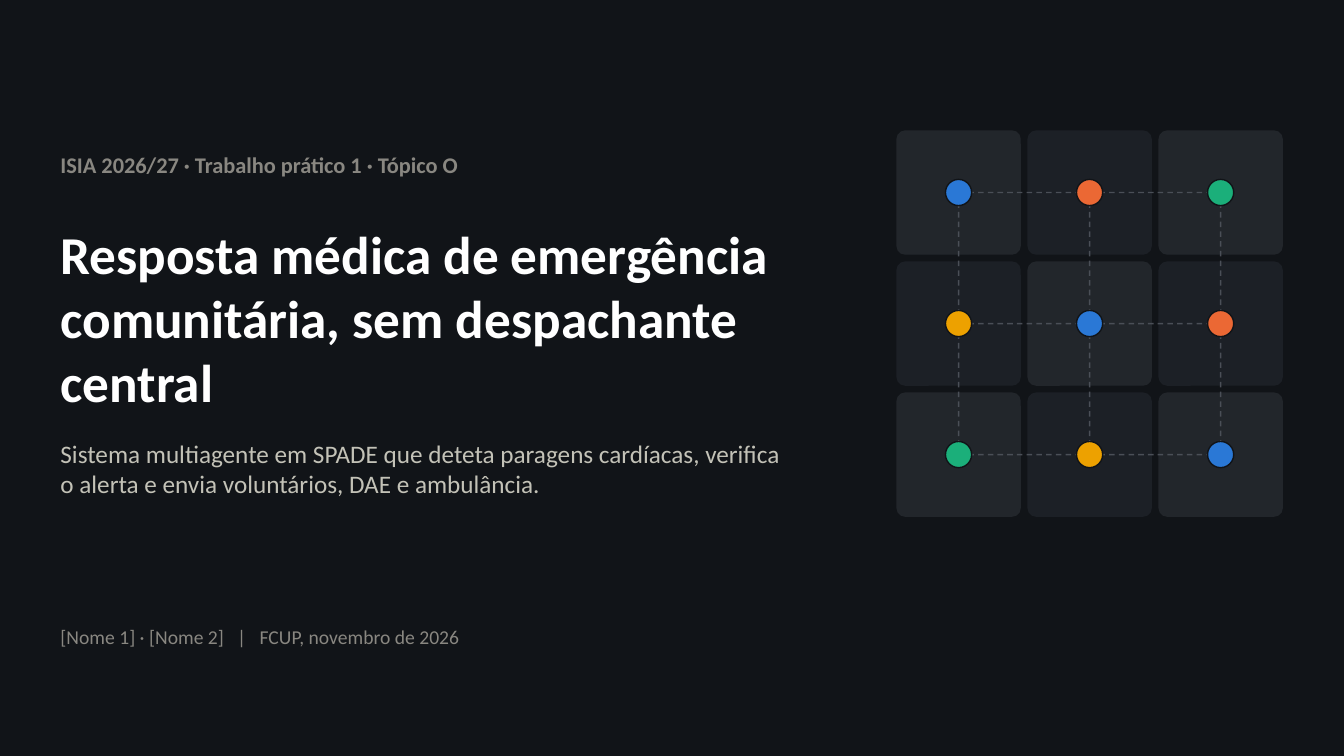
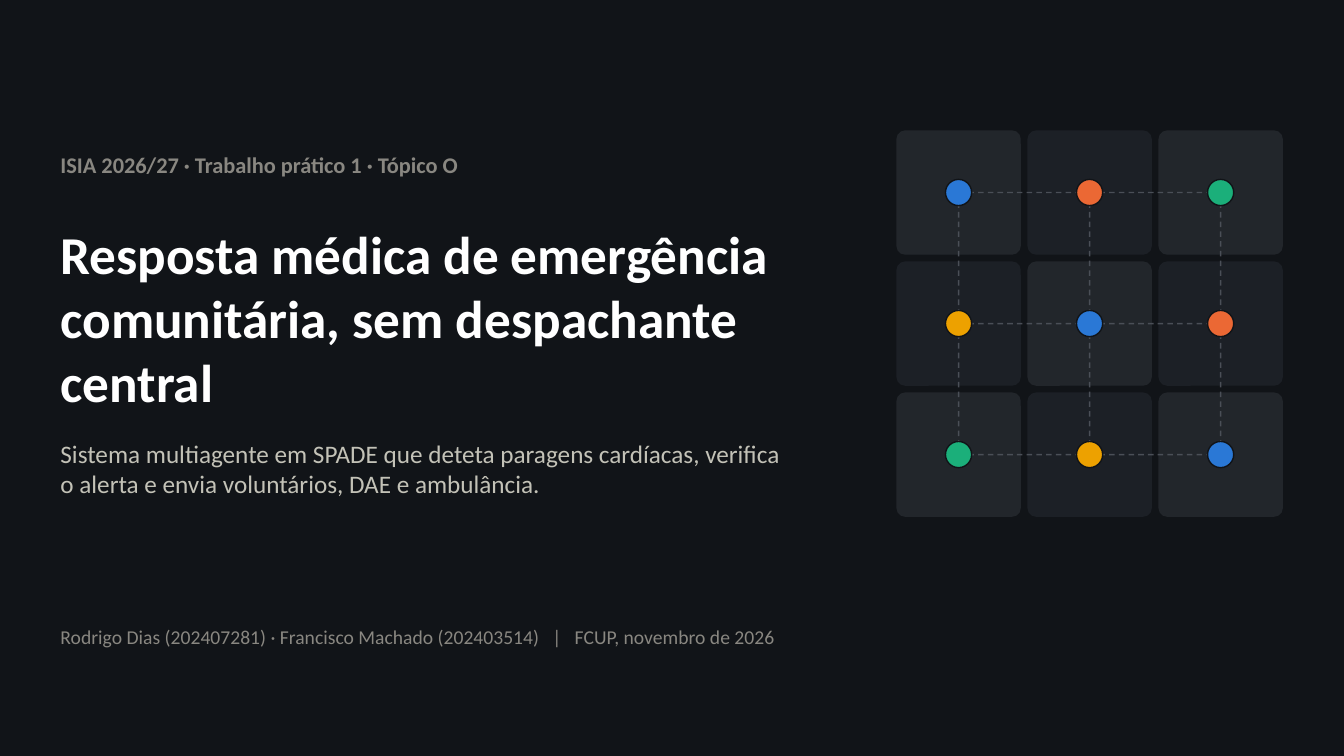
Before and after one commit to rodrigoilde/fcup-isia, a slide deck: slide 1 of slides/apresentacao.pptx. Drawn at 1344x756 pixels with LibreOffice and Linux fonts; fonts in the diff are those of the drawing. Boxes give left, top, right and bottom in pixels: in the first picture for what was removed or moved away, otherwise in the second. Text is boxed around its words. In the diff, an @@ line names an element or a change of style, - is before the commit and + after.

```diff
--- a/slides/apresentacao.pptx
+++ b/slides/apresentacao.pptx
@@ text at [60,630,774,648]: text changed @@
-[Nome 1] · [Nome 2] | FCUP, novembro de 2026
+Rodrigo Dias (202407281) · Francisco Machado (202403514) | FCUP, novembro de 2026
```
Also in this commit, not shown: 4 other slides changed, 1 other file.
